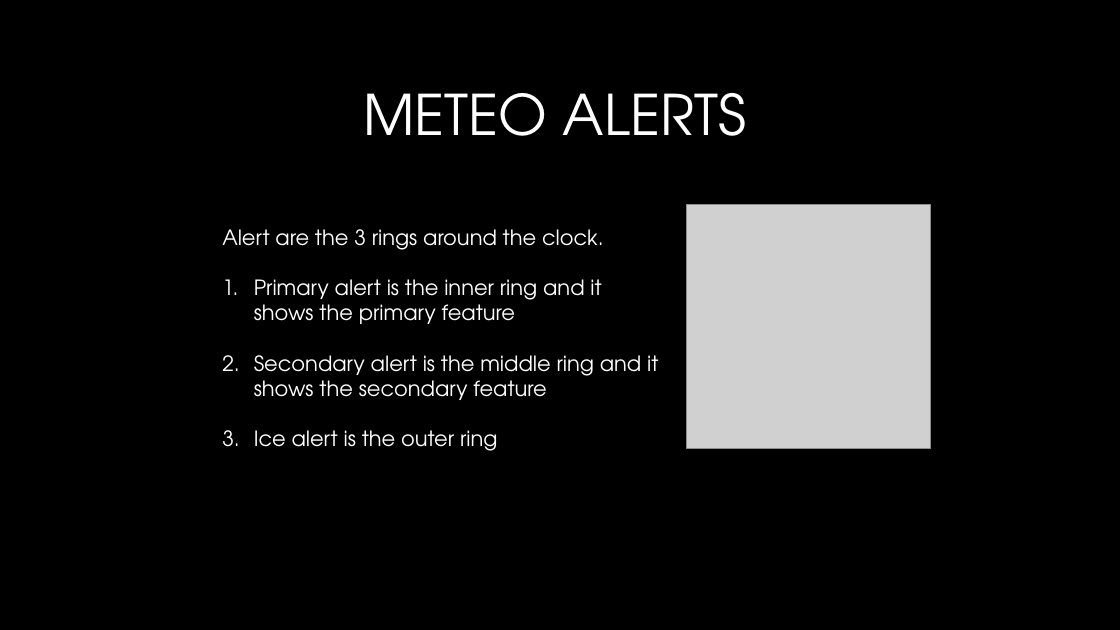
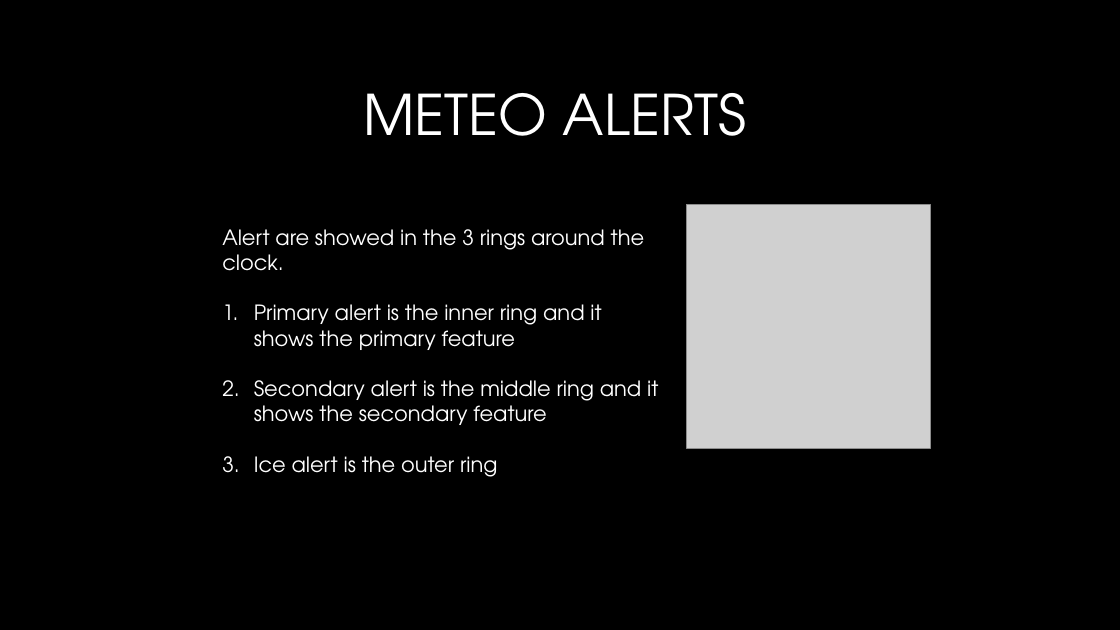
Before and after one commit to alessandroame/FitBit-WeatherNerd-Watchface, a slide deck: slide 3 of WeatherNerd - User manual.pptx. Drawn at 1120x630 pixels with LibreOffice and Linux fonts; fonts in the diff are those of the drawing; grey boxes stand for pictures; background and template pictures are left out. Boxes give left, top, right and bottom in pixels: in the first picture for what was removed or moved away, otherwise in the second. Text is boxed around its words. In the diff, an @@ line names an element or a change of style, - is before the commit and + after.

Commit message:
lots of stuff
sun and charge hands changed, alert color when off changed, handling forecast error from climacell, hour dial changed

```diff
--- a/WeatherNerd - User manual.pptx
+++ b/WeatherNerd - User manual.pptx
@@ text at (x1=222, y1=229, x2=645, y2=271): text changed @@
-Alert are the 3 rings around the clock.
+Alert are showed in the 3 rings around the clock.
```
Also in this commit, not shown: 12 other files.
